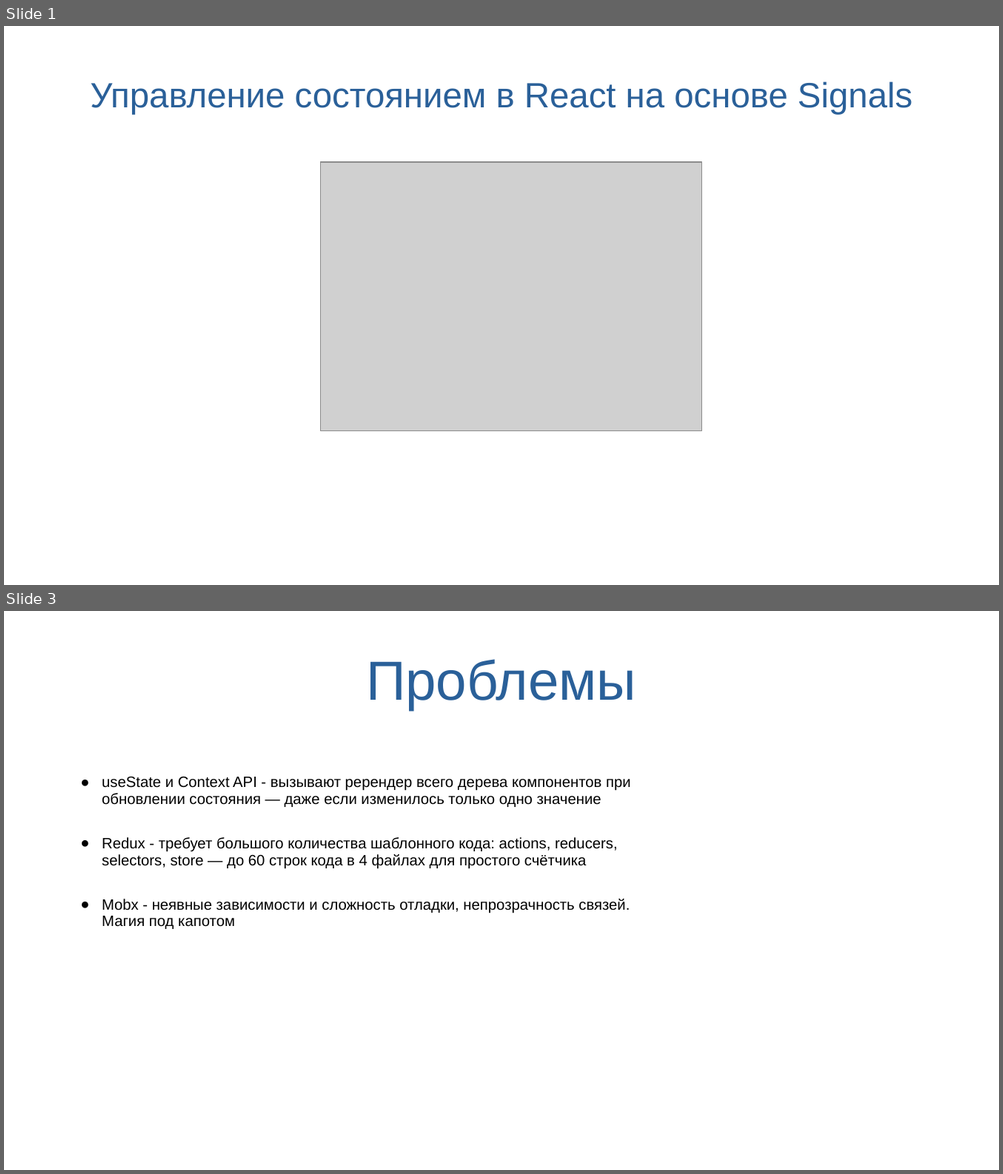
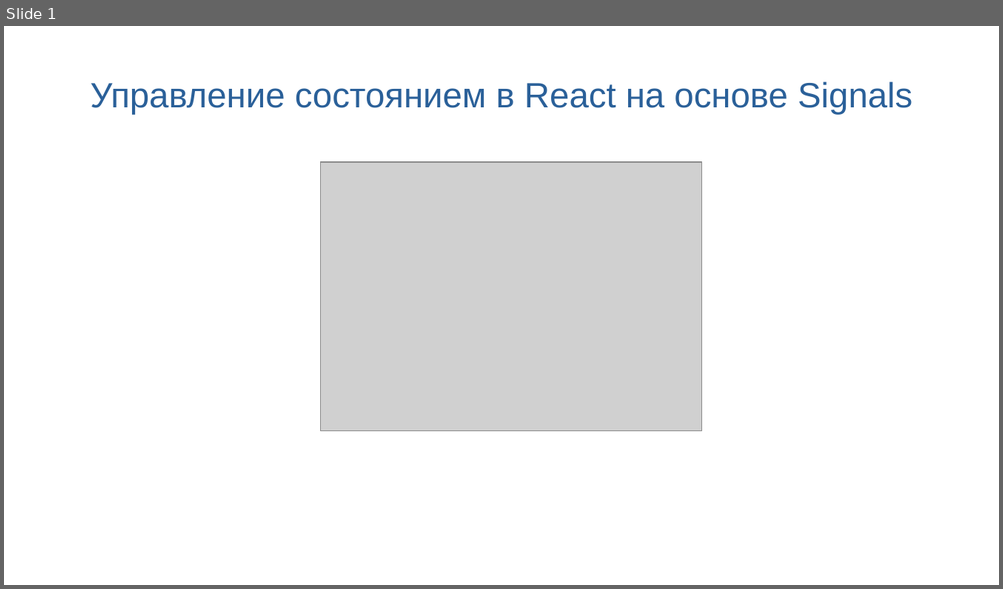
Before and after one commit to uzambara/react-signals, a slide deck: Преза/Преза.ppt. Shown one above the other, each under a label of ours: slides 1 and 3 before the commit, slide 1 after it; the slides between them are not shown. The pictures are 1003x1174 and 1003x589 pixels, drawn with LibreOffice and Linux fonts; fonts in the diff are those of the drawing; grey boxes stand for pictures. Boxes give left, top, right and bottom in pixels: in the first picture for what was removed or moved away, otherwise in the second. Text is boxed around its words. In the diff, an @@ line names an element or a change of style, - is before the commit and + after.

```diff
--- a/Преза/Преза.ppt
+++ b/Преза/Преза.ppt
@@ slide 3 removed at (x1=4, y1=611, x2=999, y2=1170), background #FFFFFF @@
@@ title removed at (x1=366, y1=659, x2=636, y2=710) @@
-Проблемы
@@ text removed at (x1=102, y1=776, x2=631, y2=929) @@
-● useState и Context API - вызывают ререндер всего дерева компонентов при обновлении состояния — даже если изменилось только одно значение
-● Redux - требует большого количества шаблонного кода: actions, reducers, selectors, store — до 60 строк кода в 4 файлах для простого счётчика
-● Mobx - неявные зависимости и сложность отладки, непрозрачность связей. Магия под капотом
```
Also in this commit, not shown: 1 slide changed, 15 other files.
